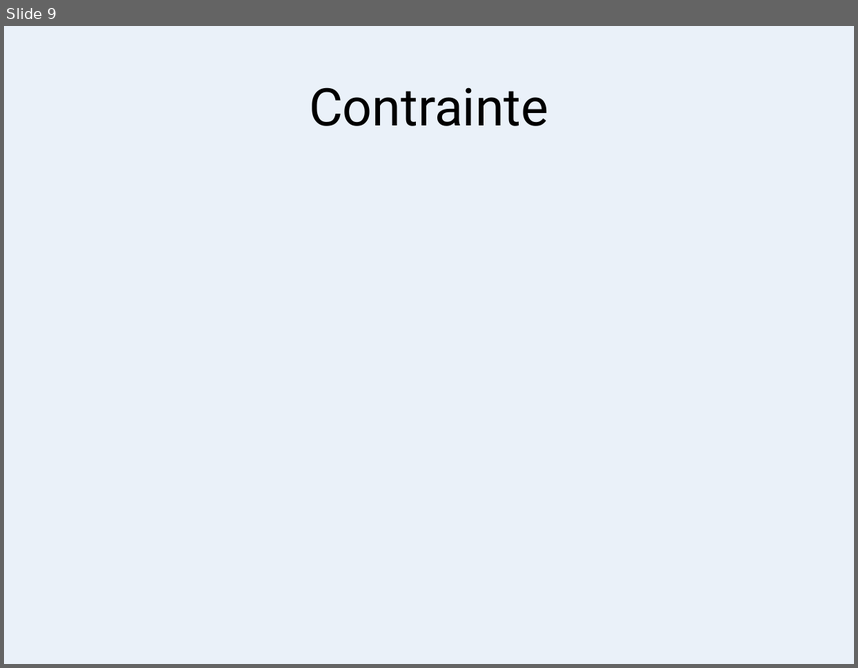
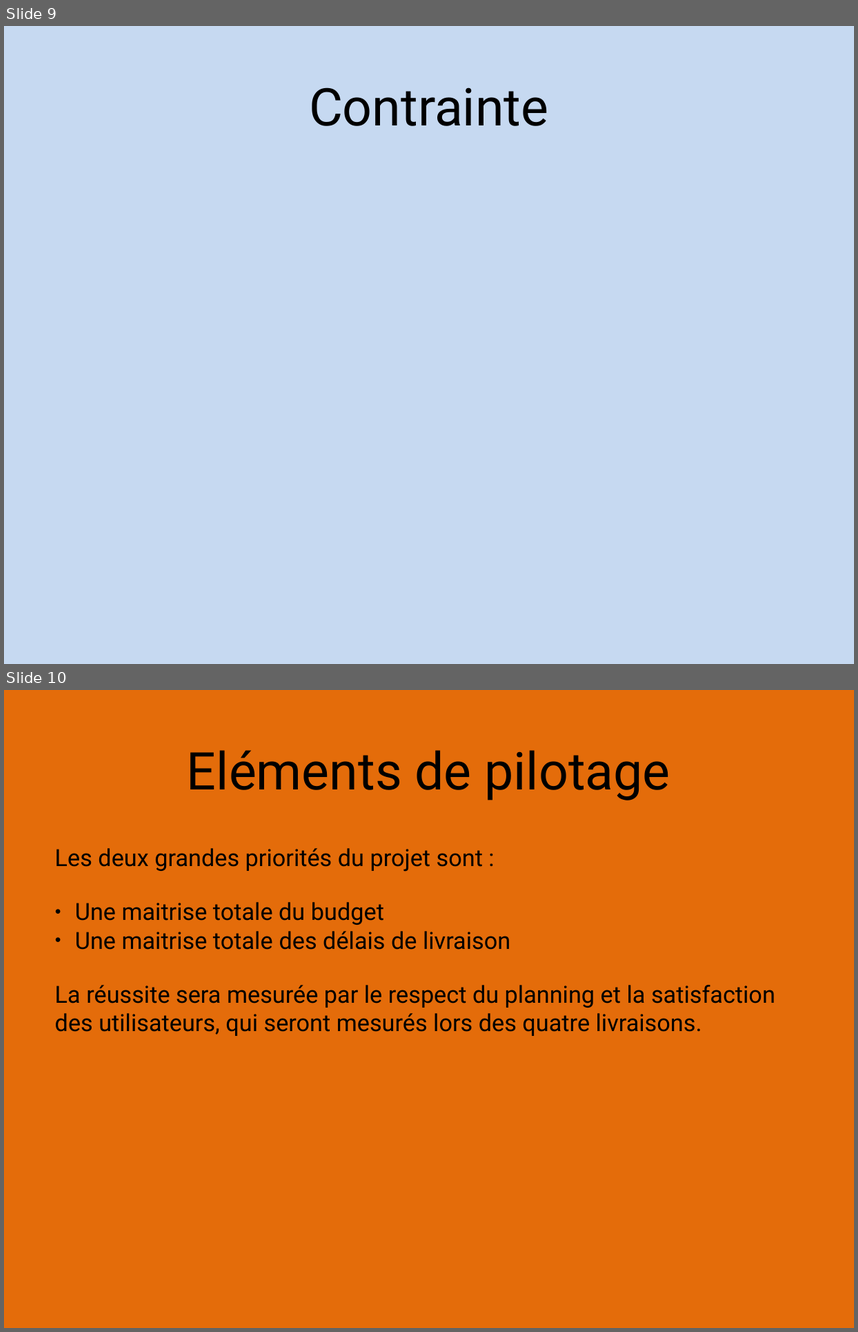
Before and after one commit to sylzys/cesi_komodo, a slide deck: AUTRES/DOC/Projet Plast’Prod.pptx. Shown one above the other, each under a label of ours: slide 9 before the commit, slides 9 and 10 after it. The pictures are 858x668 and 858x1332 pixels, drawn with LibreOffice and Linux fonts; fonts in the diff are those of the drawing. Boxes give left, top, right and bottom in pixels: in the first picture for what was removed or moved away, otherwise in the second. Text is boxed around its words. In the diff, an @@ line names an element or a change of style, - is before the commit and + after.

```diff
--- a/AUTRES/DOC/Projet Plast’Prod.pptx
+++ b/AUTRES/DOC/Projet Plast’Prod.pptx
@@ slide 10 added at [4, 690, 854, 1328], background #E46C0A @@
@@ text added at [187, 750, 670, 800], 44 pt, text #000000 @@
+Eléments de pilotage
@@ text added at [55, 848, 775, 1036], 20 pt, text #000000 @@
+Les deux grandes priorités du projet sont :
+● Une maitrise totale du budget
+● Une maitrise totale des délais de livraison
+La réussite sera mesurée par le respect du planning et la satisfaction des utilisateurs, qui seront mesurés lors des quatre livraisons.
@@ slide 9 changed as well @@
@@ background #C6D9F1 at 36% opacity to #C6D9F1 @@
```
Also in this commit, not shown: 19 other slides changed, 3 other slides added, 3 slides removed.
